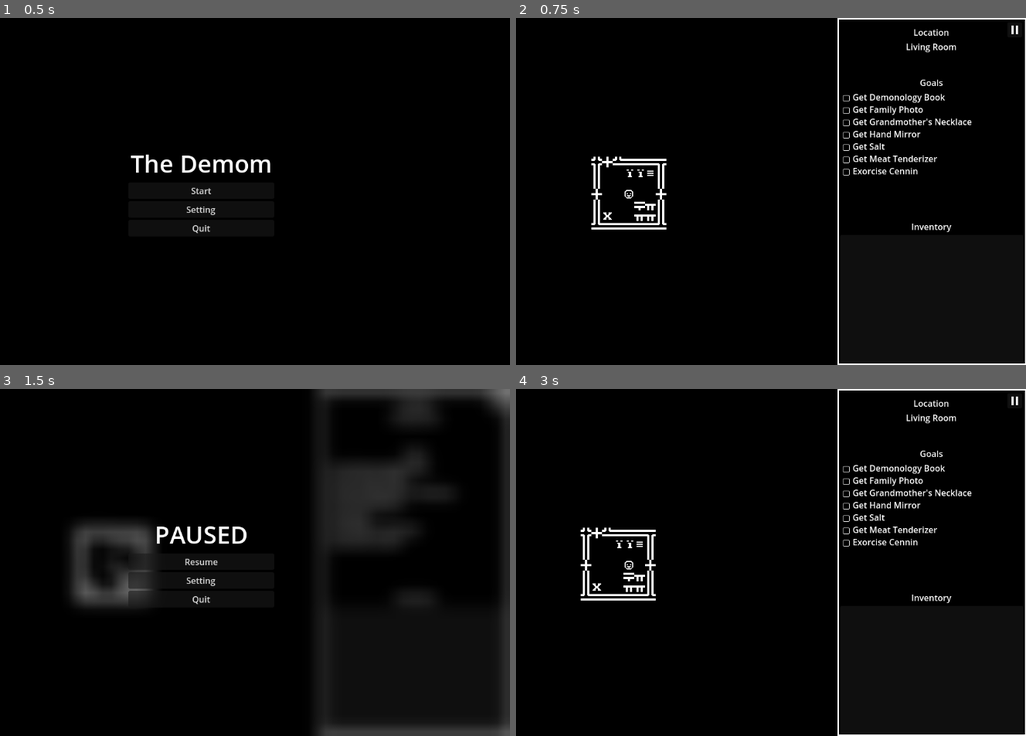
Above: before the commit, frames 1-4 (two rows, left to right).
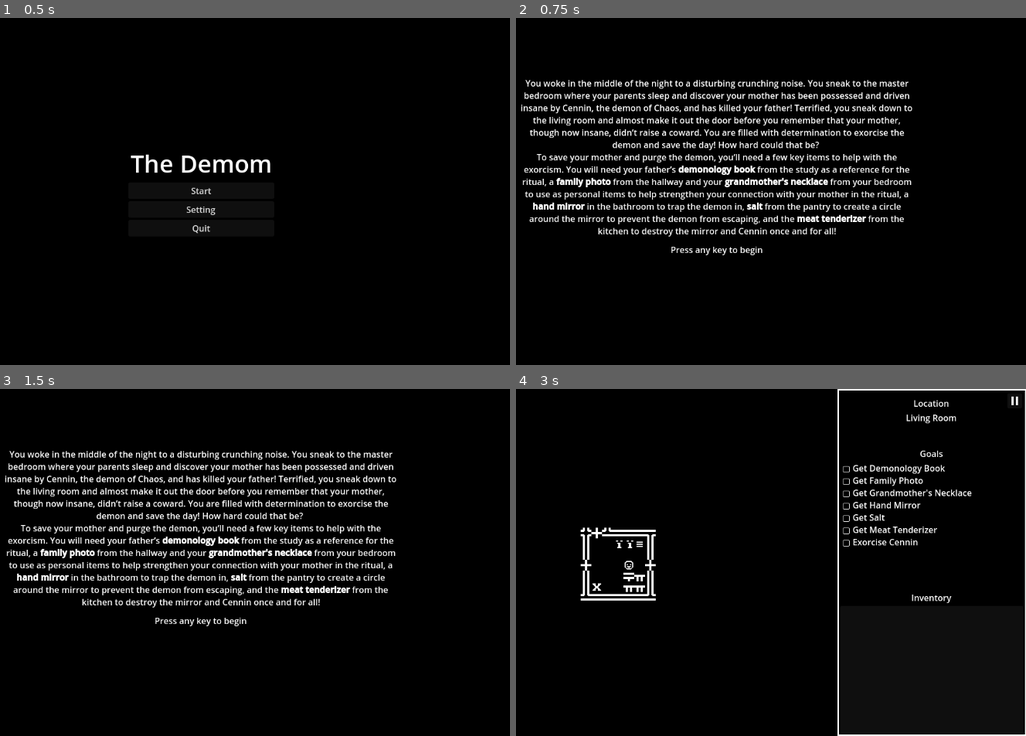
Above: after the commit, the same moments.

Repository: Catman06/The_Demom
Game: Godot game, scene res://game.tscn
The game is run twice, just before and just after one commit, with the same random seed, the same clock (stepped at 60 frames per second) and the same inputs.
Inputs (mouse positions are in pixels of both pictures, inside the frame that each line leads up to):
- Up to frame 1 (0.5 s): no input
- Up to frame 2 (0.75 s): click "Start" at 0.5 s
- Up to frame 3 (1.5 s): click (499, 399) at 1.27 s
- Up to frame 4 (3 s): click (714, 562) at 2 s, where only the run before the commit has a clickable "Resume"; tap Enter at 2.75 s; hold D (right) from 2.78 s (still down)

Frame 1 is identical in both runs. In frame 2, 12% of the frame differs, in the area x 0-100%, y 0-100%; in frame 3, 20%; in frame 4, nothing differs.

Commit message:
Add opening text

Diff:
--- a/game.tscn
+++ b/game.tscn
@@ -9,6 +9,7 @@
 [ext_resource type="PackedScene" uid="uid://b74nk12geioaf" path="res://menu_scenes/game_end.tscn" id="4_eow3j"]
 [ext_resource type="PackedScene" uid="uid://dmsnywjwx4480" path="res://menu_scenes/main_menu.tscn" id="5_vef74"]
 [ext_resource type="PackedScene" uid="uid://holnjecmi170" path="res://menu_scenes/pause_menu.tscn" id="6_hve3p"]
+[ext_resource type="PackedScene" uid="uid://cmfxunqpgso8r" path="res://menu_scenes/opening_text.tscn" id="10_hve3p"]
 
 [sub_resource type="AtlasTexture" id="AtlasTexture_fc0e3"]
 atlas = ExtResource("2_7jktm")
@@ -82,6 +83,7 @@
 grow_horizontal = 2
 grow_vertical = 2
 size_flags_horizontal = 4
+mouse_filter = 2
 color = Color(0, 0, 0, 1)
 
 [node name="Game" type="Node2D" parent="."]
@@ -203,6 +205,7 @@
 grow_vertical = 2
 size_flags_horizontal = 6
 size_flags_vertical = 6
+mouse_filter = 2
 
 [node name="ColorRect" type="ColorRect" parent="UI/Game"]
 layout_mode = 1
@@ -306,7 +309,6 @@
 
 [node name="Menu" type="Control" parent="UI"]
 unique_name_in_owner = true
-visible = false
 layout_mode = 3
 anchors_preset = 15
 anchor_right = 1.0
@@ -315,6 +317,7 @@
 grow_vertical = 2
 size_flags_horizontal = 4
 size_flags_vertical = 4
+mouse_filter = 2
 
 [node name="BlurBackground" type="ColorRect" parent="UI/Menu"]
 material = SubResource("ShaderMaterial_eow3j")
@@ -324,20 +327,29 @@
 anchor_bottom = 1.0
 grow_horizontal = 2
 grow_vertical = 2
+mouse_filter = 2
 color = Color(0, 0, 0, 0.784314)
 
 [node name="EndScreen" parent="UI/Menu" instance=ExtResource("4_eow3j")]
 unique_name_in_owner = true
 visible = false
 layout_mode = 1
+mouse_filter = 2
 
 [node name="MainMenu" parent="UI/Menu" instance=ExtResource("5_vef74")]
 unique_name_in_owner = true
-layout_mode = 1
+visible = false
+layout_mode = 1
+mouse_filter = 2
 
 [node name="PauseMenu" parent="UI/Menu" instance=ExtResource("6_hve3p")]
 unique_name_in_owner = true
 visible = false
+layout_mode = 1
+mouse_filter = 2
+
+[node name="OpeningText" parent="UI/Menu" instance=ExtResource("10_hve3p")]
+unique_name_in_owner = true
 layout_mode = 1
 
 [connection signal="start_game" from="." to="Game/Player" method="_on_start"]
@@ -352,3 +364,4 @@
 [editable path="UI/Menu/EndScreen"]
 [editable path="UI/Menu/MainMenu"]
 [editable path="UI/Menu/PauseMenu"]
+[editable path="UI/Menu/OpeningText"]
--- a/menu_scenes/menu_base.tscn
+++ b/menu_scenes/menu_base.tscn
@@ -36,11 +36,13 @@
 [node name="StartButton" type="Button" parent="Controls"]
 layout_mode = 2
 size_flags_vertical = 4
+mouse_default_cursor_shape = 2
 theme = ExtResource("1_lti8b")
 text = "Start"
 
 [node name="SettingsButton" type="MenuButton" parent="Controls"]
 layout_mode = 2
+mouse_default_cursor_shape = 2
 theme = ExtResource("1_lti8b")
 text = "Setting"
 flat = false
@@ -50,6 +52,7 @@
 
 [node name="QuitButton" type="Button" parent="Controls"]
 layout_mode = 2
+mouse_default_cursor_shape = 2
 theme = ExtResource("1_lti8b")
 text = "Quit"
 script = ExtResource("2_ouk20")
--- /dev/null
+++ b/menu_scenes/opening_text.tscn
@@ -0,0 +1,36 @@
+[gd_scene format=3 uid="uid://cmfxunqpgso8r"]
+
+[node name="OpeningText" type="VBoxContainer"]
+anchors_preset = -1
+anchor_left = 0.2
+anchor_top = 0.2
+anchor_right = 0.8
+anchor_bottom = 0.8
+offset_left = -26.0
+offset_top = -20.0
+offset_right = 26.0
+offset_bottom = 20.0
+grow_horizontal = 2
+grow_vertical = 2
+mouse_filter = 2
+
+[node name="RichText" type="RichTextLabel" parent="."]
+layout_mode = 2
+mouse_filter = 2
+bbcode_enabled = true
+text = "You woke in the middle of the night to a disturbing crunching noise. You sneak to the master bedroom where your parents sleep and discover your mother has been possessed and driven insane by Cennin, the demon of Chaos, and has killed your father! Terrified, you sneak down to the living room and almost make it out the door before you remember that your mother, though now insane, didn’t raise a coward. You are filled with determination to exorcise the demon and save the day! How hard could that be?
+To save your mother and purge the demon, you’ll need a few key items to help with the exorcism. You will need your father’s [b]demonology book[/b] from the study as a reference for the ritual, a [b]family photo[/b] from the hallway and your [b]grandmother's necklace[/b] from your bedroom to use as personal items to help strengthen your connection with your mother in the ritual, a [b]hand mirror[/b] in the bathroom to trap the demon in, [b]salt[/b] from the pantry to create a circle around the mirror to prevent the demon from escaping, and the [b]meat tenderizer[/b] from the kitchen to destroy the mirror and Cennin once and for all!"
+fit_content = true
+scroll_active = false
+horizontal_alignment = 1
+vertical_alignment = 1
+
+[node name="BeginLabel" type="Label" parent="."]
+custom_minimum_size = Vector2(100, 40)
+layout_mode = 2
+size_flags_horizontal = 4
+tooltip_text = "Begin the game"
+mouse_filter = 0
+text = "Press any key to begin"
+horizontal_alignment = 1
+vertical_alignment = 1
--- a/scripts/game.gd
+++ b/scripts/game.gd
@@ -16,22 +16,39 @@
 	$%MainMenu.visible = true
 	$%Game.visible = false
 	$%UI/Game.visible = false
+	$%OpeningText.visible = false
+
+signal anykey()
+func _input(event: InputEvent) -> void:
+	# If while the opening text is visible, a key is pressed emit "anykey"
+	if $%OpeningText.visible && event is InputEventKey:
+		print("Game")
+		emit_signal("anykey")
+	if event.is_action_pressed("pause"):
+		_on_pause()
 
 # Reset everything (to allow restart) and start the game
 signal start_game()
 func _on_start() -> void:
 	# Reset
+	$%EndScreen.visible = false
 	$%Map/Fog.tile_map_data = fog_start
 	$%Map.tile_map_data = map_start
 	for goal in goals:
 		goals[goal] = false
 	itemlist.clear()
 
+
+	# Show opening text until something is pressed
+	$%MainMenu.visible = false
+	$%OpeningText.visible = true
+	await self.anykey
+
 	# Start
+	$%OpeningText.visible = false
 	$%Game.visible = true
 	$%UI/Game.visible = true
 	$%Menu.visible = false
-	$%MainMenu.visible = false
 	get_tree().paused = false
 	emit_signal("start_game")
 	$%Camera.make_current()
@@ -96,10 +113,6 @@
 	$%EndScreen.visible = true
 
 # Pause the game
-func _input(event: InputEvent) -> void:
-	if event.is_action_pressed("pause"):
-		_on_pause()
-
 func _on_pause() -> void:
 	# If on another menu, do nothing
 	if $%Menu.visible:
--- a/scripts/player.gd
+++ b/scripts/player.gd
@@ -48,7 +48,7 @@
 	# Reveal all that should be visible
 	Reveal.reveal(ray, map, $%Map/Fog)
 
-func _input(event: InputEvent) -> void:
+func _unhandled_input(event: InputEvent) -> void:
 	if event.is_action_pressed("left"):
 		move(Direction.LEFT)
 		last_direction = "left"
Not shown, changed: export_presets.cfg
Not shown: 1 places in game.tscn that only renumber resources
